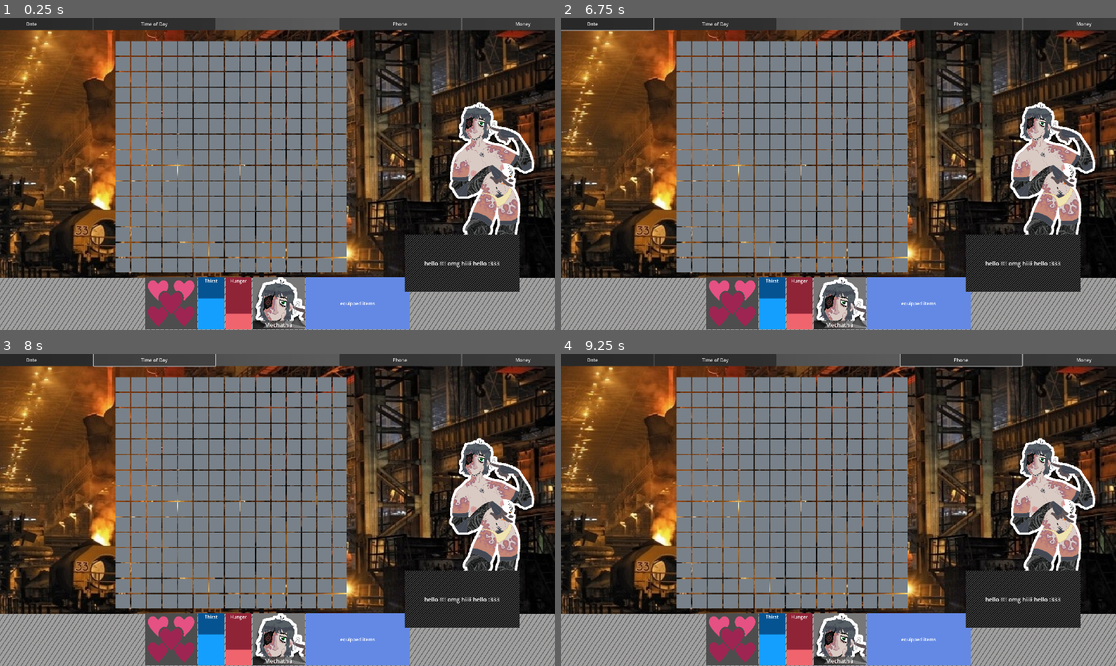
Above: before the commit, frames 1-4 (two rows, left to right).
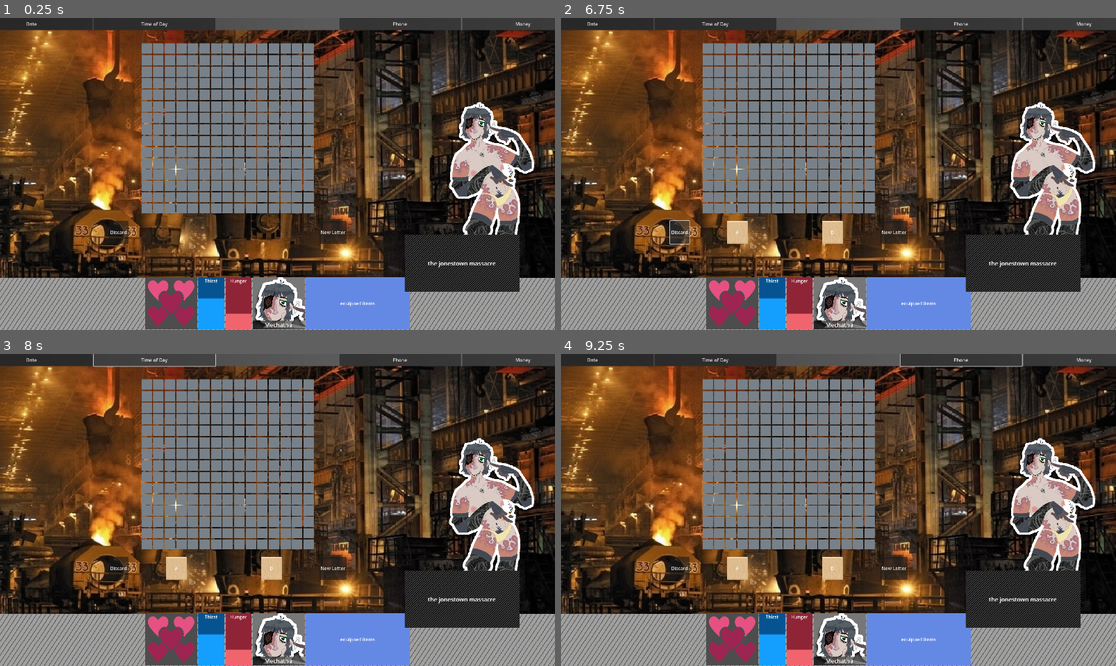
Above: after the commit, the same moments.

Repository: avn-0216-m/lena-game
Game: Godot game, scene res://scenes/main.tscn
Same seed, same stepped clock (60 frames per second), same inputs: the game is played once before the commit and once after it.
Inputs (mouse positions are in pixels of both pictures, inside the frame that each line leads up to):
- Up to frame 1 (0.25 s): no input
- Up to frame 2 (6.75 s): click (677, 233) at 0.5 s, where only the run after the commit has a clickable "Discard"; click (894, 233) at 1.25 s, where only the run after the commit has a clickable "New Letter"; click (894, 233) at 2 s, where only the run after the commit has a clickable "New Letter"; click "Date" at 2.75 s; click "Time of Day" at 3.5 s; click "Phone" at 4.25 s; click "Money" at 5 s; click "Date" at 5.75 s; click (677, 233) at 6.5 s, where only the run after the commit has a clickable "Discard"
- Up to frame 3 (8 s): click "Time of Day" at 7.25 s
- Up to frame 4 (9.25 s): click "Phone" at 8 s; click "Money" at 8.75 s

The runs differ from the first frame. In frame 1, 18% of the frame differs, in the area x 19-90%, y 7-82%; in frame 2, 18%, in the area x 0-90%, y 0-82%; in frame 3, 18%; in frame 4, 18%.

Commit message:
added tile hand

Diff:
--- a/objects/board_space.tscn
+++ b/objects/board_space.tscn
@@ -9,7 +9,6 @@
 width = 36
 
 [node name="BoardSpace" type="TextureRect"]
-custom_minimum_size = Vector2(36, 36)
 size_flags_horizontal = 3
 size_flags_vertical = 3
 texture = SubResource("GradientTexture1D_80knf")
--- /dev/null
+++ b/objects/tile.tscn
@@ -0,0 +1,28 @@
+[gd_scene load_steps=3 format=3 uid="uid://c1qxntcx8apbu"]
+
+[ext_resource type="Script" uid="uid://c4y6x2mfg6xb1" path="res://scripts/tile.gd" id="1_1bf1l"]
+[ext_resource type="Texture2D" uid="uid://bpwma5ag7uruc" path="res://textures/tile.png" id="1_os0ok"]
+
+[node name="AspectRatioContainer" type="AspectRatioContainer"]
+offset_right = 64.0
+offset_bottom = 64.0
+size_flags_horizontal = 3
+size_flags_vertical = 3
+script = ExtResource("1_1bf1l")
+
+[node name="TextureRect" type="TextureRect" parent="."]
+layout_mode = 2
+texture = ExtResource("1_os0ok")
+expand_mode = 1
+stretch_mode = 4
+
+[node name="Label" type="Label" parent="TextureRect"]
+layout_mode = 1
+anchors_preset = 15
+anchor_right = 1.0
+anchor_bottom = 1.0
+grow_horizontal = 2
+grow_vertical = 2
+text = "A"
+horizontal_alignment = 1
+vertical_alignment = 1
--- a/scenes/main.tscn
+++ b/scenes/main.tscn
@@ -7,8 +7,10 @@
 [ext_resource type="PackedScene" uid="uid://db8e5prvgvqm6" path="res://objects/board_space.tscn" id="4_trceg"]
 [ext_resource type="Texture2D" uid="uid://bg7jfs3vjolax" path="res://mockup/choices.png" id="4_ya4ey"]
 [ext_resource type="Texture2D" uid="uid://ciy27yvscggd6" path="res://mockup/dialogue.png" id="5_eb6dy"]
+[ext_resource type="Script" uid="uid://yhqdguso07xx" path="res://scripts/tiles.gd" id="6_jkv2x"]
 [ext_resource type="Texture2D" uid="uid://hubufiq6shs1" path="res://mockup/scrabble.png" id="6_trceg"]
 [ext_resource type="Texture2D" uid="uid://cl74dntg6pxwc" path="res://textures/cielspinstripe.png" id="7_a8y0u"]
+[ext_resource type="PackedScene" uid="uid://c1qxntcx8apbu" path="res://objects/tile.tscn" id="7_jbj1t"]
 [ext_resource type="Texture2D" uid="uid://dks72078jfybn" path="res://textures/heart.png" id="8_85g3d"]
 [ext_resource type="Texture2D" uid="uid://c2tyixy88nmqm" path="res://headshots/mechatha headshot.png" id="8_jkv2x"]
 [ext_resource type="Texture2D" uid="uid://d204718dgcwwi" path="res://textures/heart_padding.png" id="9_choun"]
@@ -213,35 +215,67 @@
 script = ExtResource("3_eb6dy")
 space_src = ExtResource("4_trceg")
 
-[node name="Board" type="TextureRect" parent="ScrabbleMenu"]
-custom_minimum_size = Vector2(100, 100)
+[node name="VBoxContainer" type="VBoxContainer" parent="ScrabbleMenu"]
 layout_mode = 1
 anchors_preset = 8
 anchor_left = 0.5
 anchor_top = 0.5
 anchor_right = 0.5
 anchor_bottom = 0.5
-offset_left = -560.0
-offset_top = -460.0
-offset_right = 240.0
-offset_bottom = 340.0
-grow_horizontal = 2
-grow_vertical = 2
-
-[node name="BoardMargins" type="MarginContainer" parent="ScrabbleMenu/Board"]
+offset_left = -583.0
+offset_top = -452.0
+offset_right = 239.0
+offset_bottom = 242.0
+grow_horizontal = 2
+grow_vertical = 2
+alignment = 1
+
+[node name="AspectRatioContainer" type="AspectRatioContainer" parent="ScrabbleMenu/VBoxContainer"]
 clip_contents = true
-layout_mode = 1
-anchors_preset = 15
-anchor_right = 1.0
-anchor_bottom = 1.0
-grow_horizontal = 2
-grow_vertical = 2
-
-[node name="BoardGrid" type="GridContainer" parent="ScrabbleMenu/Board/BoardMargins"]
+layout_mode = 2
+size_flags_vertical = 3
+size_flags_stretch_ratio = 7.0
+
+[node name="BoardBG" type="TextureRect" parent="ScrabbleMenu/VBoxContainer/AspectRatioContainer"]
+self_modulate = Color(1, 1, 1, 0)
+layout_mode = 2
+size_flags_vertical = 3
+texture = ExtResource("11_ya4ey")
+stretch_mode = 1
+
+[node name="BoardGrid" type="GridContainer" parent="ScrabbleMenu/VBoxContainer/AspectRatioContainer"]
 layout_mode = 2
 theme_override_constants/h_separation = 4
 theme_override_constants/v_separation = 4
 columns = 15
+
+[node name="Info" type="HBoxContainer" parent="ScrabbleMenu/VBoxContainer"]
+layout_mode = 2
+size_flags_vertical = 3
+size_flags_stretch_ratio = 0.2
+
+[node name="Tiles" type="HBoxContainer" parent="ScrabbleMenu/VBoxContainer"]
+layout_mode = 2
+size_flags_vertical = 3
+size_flags_stretch_ratio = 0.95
+alignment = 1
+script = ExtResource("6_jkv2x")
+tile_src = ExtResource("7_jbj1t")
+
+[node name="Discard" type="Button" parent="ScrabbleMenu/VBoxContainer/Tiles"]
+layout_mode = 2
+size_flags_horizontal = 3
+text = "Discard"
+
+[node name="Hand" type="HBoxContainer" parent="ScrabbleMenu/VBoxContainer/Tiles"]
+layout_mode = 2
+size_flags_horizontal = 3
+size_flags_stretch_ratio = 10.0
+
+[node name="LetterBag" type="Button" parent="ScrabbleMenu/VBoxContainer/Tiles"]
+layout_mode = 2
+size_flags_horizontal = 3
+text = "New Letter"
 
 [node name="Background2" type="TextureRect" parent="."]
 layout_mode = 1
@@ -579,7 +613,7 @@
 
 [node name="RichTextLabel" type="RichTextLabel" parent="Character/DialogueBox/MarginContainer"]
 layout_mode = 2
-text = "hello !!!! omg hiiii hello :333"
+text = "the jonestown massacre"
 scroll_active = false
 horizontal_alignment = 1
 vertical_alignment = 1
--- a/scripts/board.gd
+++ b/scripts/board.gd
@@ -1,7 +1,8 @@
 extends Control
 
 @export var space_src: PackedScene
-const number_of_columns = 15
+
+@onready var board_grid = get_node("VBoxContainer/AspectRatioContainer/BoardGrid")
 
 func _ready():
 	spawn_scrabble_board()
@@ -12,4 +13,4 @@
 		return
 	for i in range(0,225):
 		var space_obj = space_src.instantiate()
-		$Board/BoardMargins/BoardGrid.add_child(space_obj)
+		board_grid.add_child(space_obj)
--- /dev/null
+++ b/scripts/hand.gd
@@ -0,0 +1,3 @@
+extends HBoxContainer
+
+const MAX_TILES: int = 10
--- /dev/null
+++ b/scripts/tile.gd
@@ -0,0 +1,29 @@
+extends AspectRatioContainer
+
+var prev_tween: Tween
+var time: float = 0.2
+var letter: String = "A"
+
+func set_letter(n_letter: String = "A"):
+	letter = n_letter
+	$TextureRect/Label.text = letter
+
+func _ready():
+	mouse_entered.connect(grow)
+	mouse_exited.connect(shrink)
+
+func kill():
+	if prev_tween:
+		prev_tween.kill()
+
+func grow():
+	kill()
+	var tween = get_tree().create_tween()
+	tween.tween_property(self, "size_flags_stretch_ratio", 2.0, time)
+	prev_tween = tween
+
+func shrink():
+	kill()
+	var tween = get_tree().create_tween()
+	tween.tween_property(self, "size_flags_stretch_ratio", 1.0, time)
+	prev_tween = tween
--- /dev/null
+++ b/scripts/tiles.gd
@@ -0,0 +1,17 @@
+extends HBoxContainer
+
+const MAX_TILES: int = 10
+const ALPHABET: Array = ["A", "B", "C", "D", "E", "F", "G", "H"]
+
+@export var tile_src: PackedScene
+
+
+
+func _ready():
+	$LetterBag.pressed.connect(add_tile)
+
+func add_tile():
+	if $Hand.get_children().size() >= MAX_TILES: return # No.
+	var tile_obj = tile_src.instantiate()
+	$Hand.add_child(tile_obj)
+	tile_obj.set_letter(ALPHABET.pick_random())
Not shown: 1 places in scenes/main.tscn that only renumber resources
Not shown, added: scripts/hand.gd.uid
Not shown, added: scripts/tile.gd.uid
Not shown, added: scripts/tiles.gd.uid
